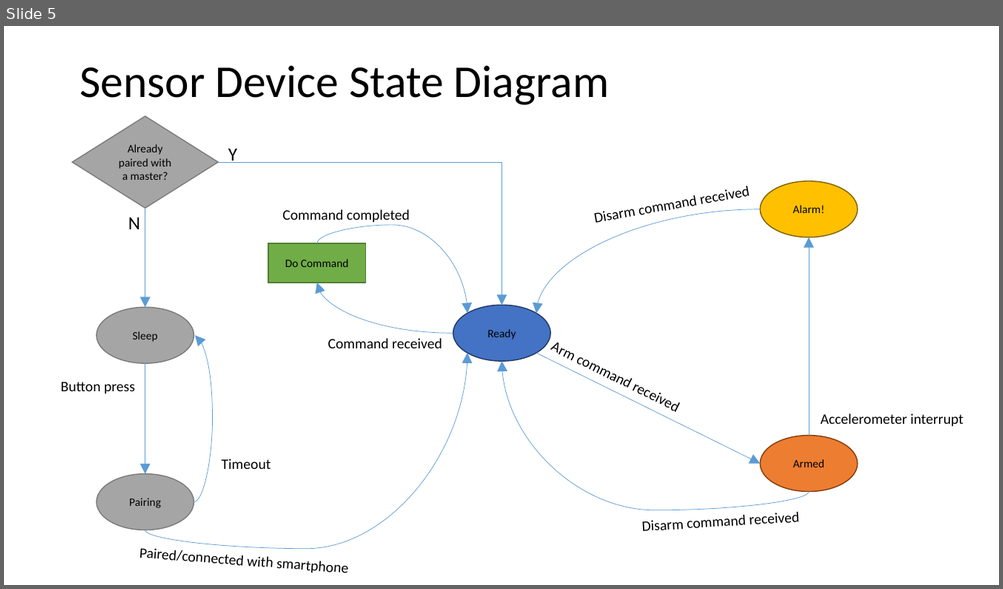
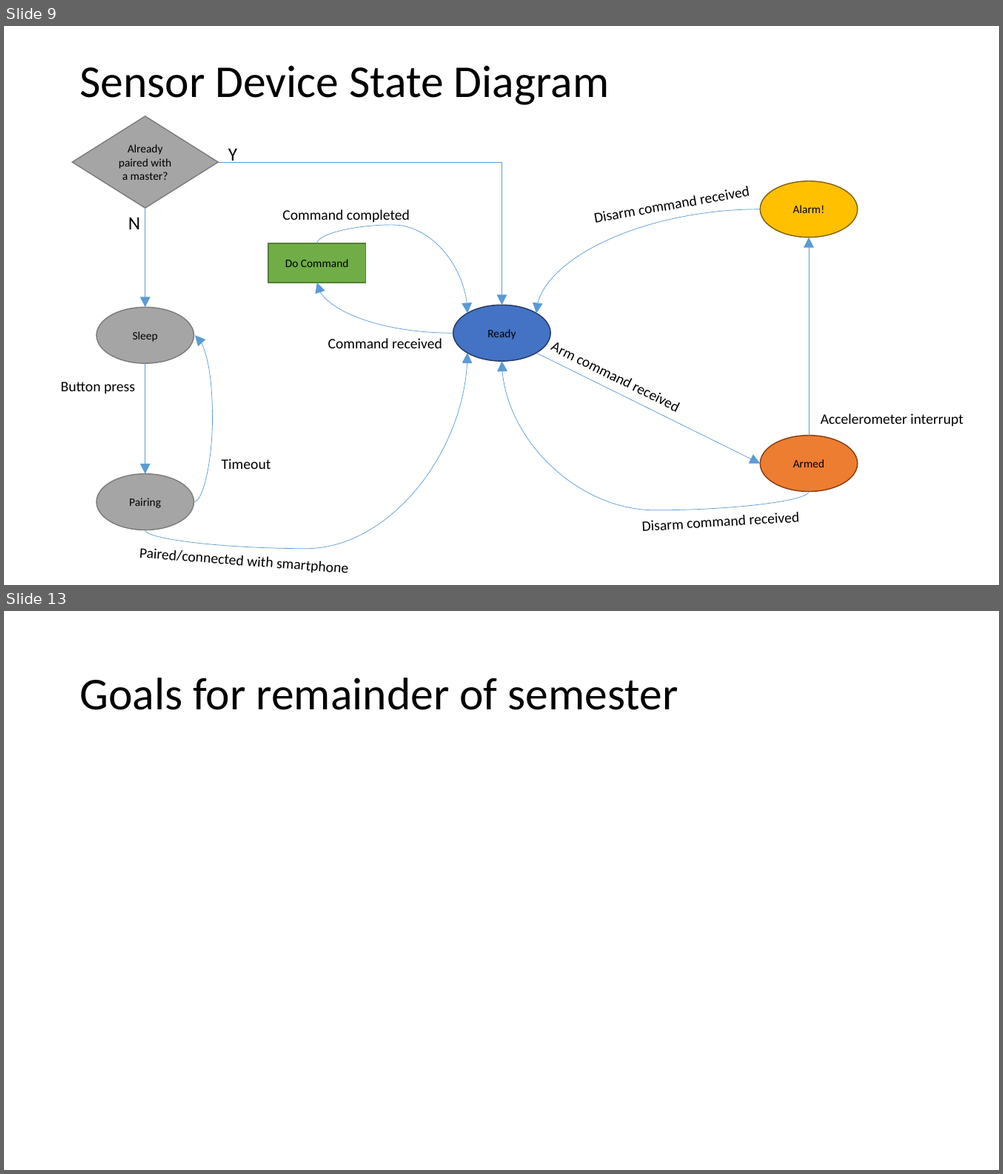
Before and after one commit to jbw3/CPE621Project, a slide deck: docs/AMDeSS_MidtermProgressReport.pptx. Shown one above the other, each under a label of ours: slide 5 before the commit, slides 9 and 13 after it; the slides between them are not shown. The pictures are 1003x589 and 1003x1174 pixels, drawn with LibreOffice and Linux fonts; fonts in the diff are those of the drawing. Boxes give left, top, right and bottom in pixels: in the first picture for what was removed or moved away, otherwise in the second. Text is boxed around its words. In the diff, an @@ line names an element or a change of style, - is before the commit and + after.

```diff
--- a/docs/AMDeSS_MidtermProgressReport.pptx
+++ b/docs/AMDeSS_MidtermProgressReport.pptx
@@ slide 13 added at (x1=4, y1=611, x2=999, y2=1170), background #FFFFFF @@
@@ title added at (x1=79, y1=678, x2=678, y2=710), 44 pt, text #000000 @@
+Goals for remainder of semester
@@ what was slide 5 is now slide 9 @@
```
Also in this commit, not shown: 2 slides changed, 7 other slides added, 1 other file.
